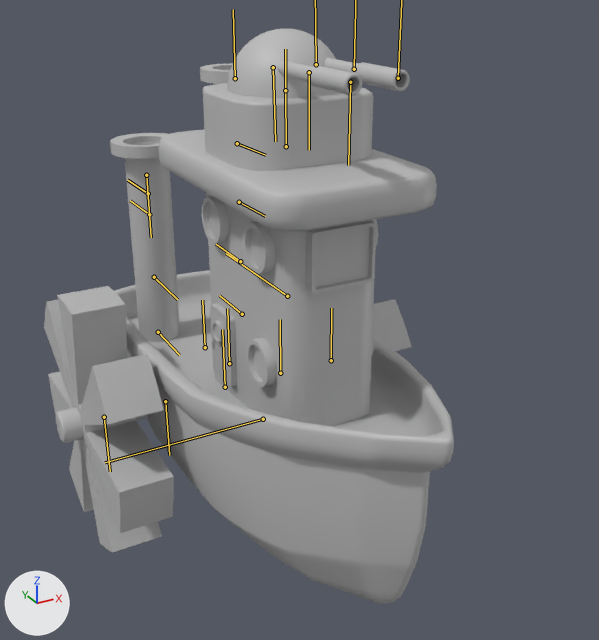
An edit to the FBX model Assets/LittleNoteBoat_Characters/Steamboat_Mesh/Steamboat_NewMesh/Steamboat@Left.fbx, drawn before and after from the same camera.
One viewpoint serves both versions: a 50 mm lens placed at (-12.2, -21.2, 19.8), pointed at (0.9, 2.8, 7.8). Lighting does not change. The marker at lower left points along +X, +Y and +Z. Both versions are drawn at frame 2 of the action 'Take 001'; the numbers are the values there. The bones that bend it are drawn over the model as lines.

In view in the first picture: 'Boat_Base', 'Boat_Door', 'Boat_DoorHandle', 'Boat_FrontWindow', 'Boat_Windows', 'PipeL', 'PipeR', 'Turrent_Base', 'Turrent_Head', 'Turrent_NuzzelL', 'Turrent_NuzzelR', 'WheelL', 'WheelR', 'Wheels_Connecter'.
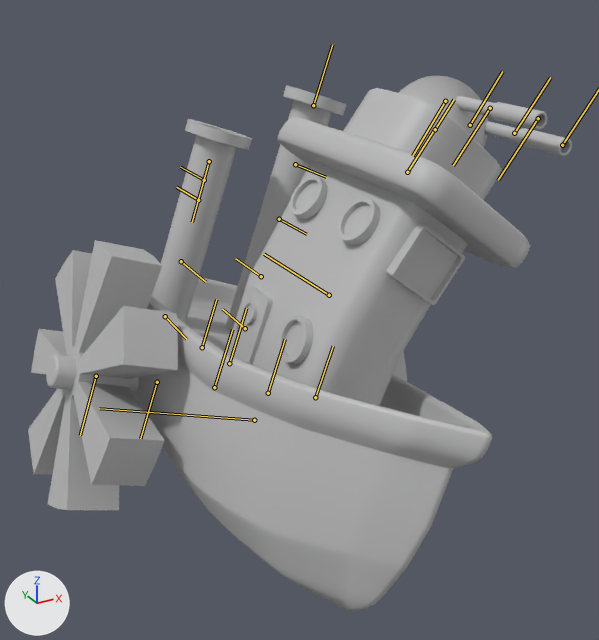
Boxes [x1, y1, x2, y2] around the edits, measured in the pictures (599 x 640 px):
'Boat_Base', posed (17% wider): before [115, 129, 454, 604]; after [132, 117, 530, 611]
'WheelR', posed (15% wider): before [44, 286, 174, 552]; after [28, 240, 178, 510]
'Turrent_Base', posed (6% narrower, 27% taller): before [203, 83, 373, 171]; after [343, 88, 502, 200]
'PipeR', posed (42% wider): before [110, 133, 180, 342]; after [152, 119, 252, 324]
'Boat_Windows', posed: before [202, 196, 379, 387]; after [243, 176, 380, 364]
'Boat_FrontWindow', posed (11% wider, 11% taller): before [306, 220, 377, 294]; after [386, 223, 465, 305]
'Turrent_Head', posed: before [227, 29, 338, 98]; after [399, 76, 488, 148]
'PipeL', posed: before [200, 63, 233, 85]; after [226, 85, 346, 331]
'Turrent_NuzzelR', posed (7% wider): before [277, 61, 362, 96]; after [456, 96, 547, 130]
'Boat_Door', posed (61% wider): before [210, 303, 237, 387]; after [229, 286, 273, 365]
'Turrent_NuzzelL', posed: before [325, 58, 410, 91]; after [485, 121, 572, 156]
bone 'Boat_MainJNT', root to tip: before (229, 363) to (227, 308); after (229, 363) to (246, 308)
bone 'Boat_SpineJNT2', root to tip: before (287, 296) to (226, 253); after (329, 295) to (264, 254)

What the commit changed:
Bone 'Boat_MainJNT' (bone_boat_mainjnt) turns from (0, 0, 0) to (0, 0, -20) degrees about its own x, y and z.
Bone 'Boat_SpineJNT2' (bone_boat_spinejnt2) turns from (0, 0, 0) to (0, 18, 0) degrees about its own x, y and z.
